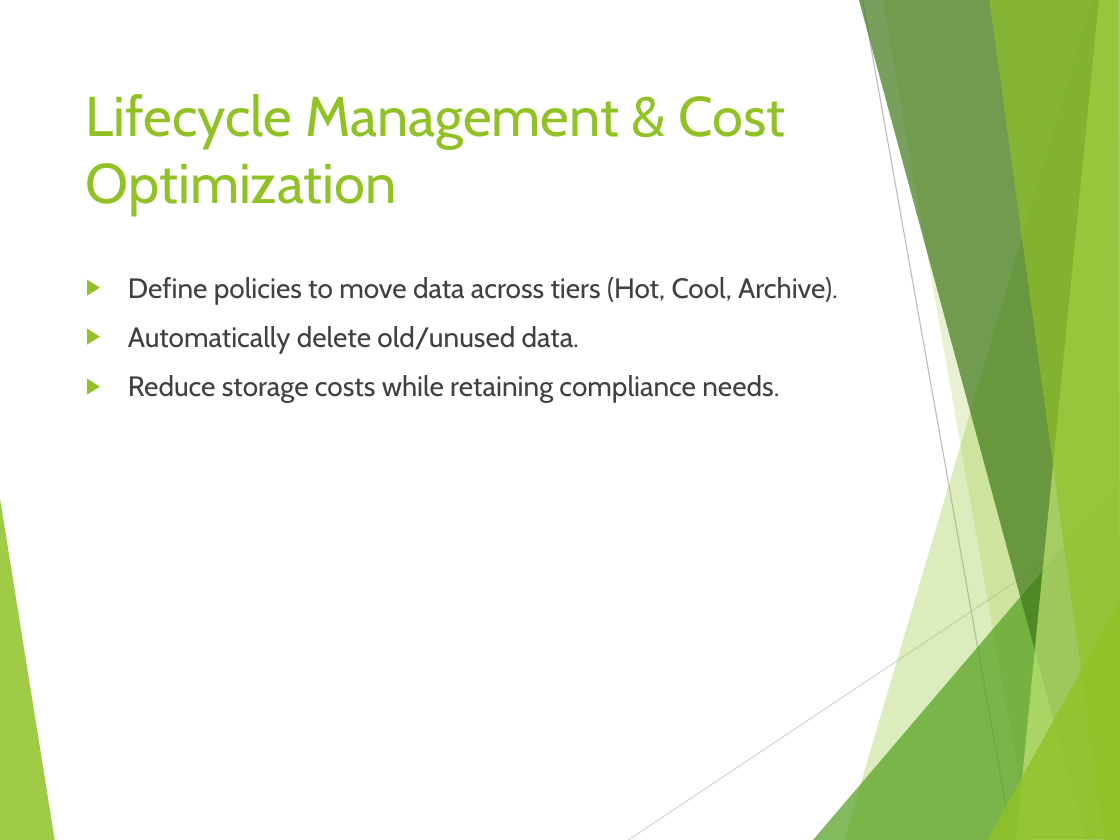
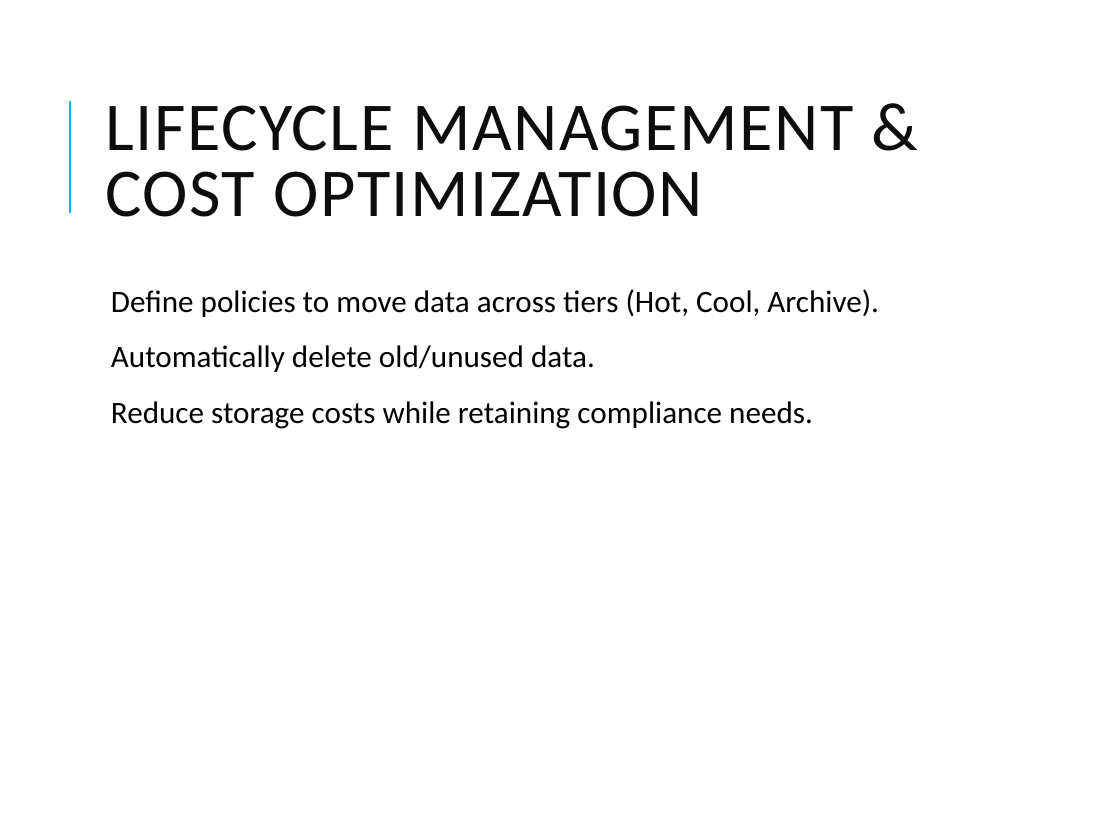
Before and after one commit to vivek1570/DE-Content-WithSnowflakes, a slide deck: slide 10 of Week-1/Day-2/Azure_Storage_Deep_Dive.pptx. Drawn at 1120x840 pixels with LibreOffice and Linux fonts; fonts in the diff are those of the drawing. Boxes give left, top, right and bottom in pixels: in the first picture for what was removed or moved away, otherwise in the second. Text is boxed around its words. In the diff, an @@ line names an element or a change of style, - is before the commit and + after.

```diff
--- a/Week-1/Day-2/Azure_Storage_Deep_Dive.pptx
+++ b/Week-1/Day-2/Azure_Storage_Deep_Dive.pptx
@@ title "LIFECYCLE MANAGEMENT & COST OPTIMIZATION" at box(105, 105, 853, 217): vertical alignment top to middle @@
@@ line added from (69, 213) to (69, 101), #1CADE4 1.5 pt @@
@@ title at box(105, 105, 853, 217): text changed; size 36 to 44 pt; font Cabin to Calibri; text colour #90C226 to #0D0D0D @@
-Lifecycle Management & Cost Optimization
+LIFECYCLE MANAGEMENT & COST OPTIMIZATION
@@ text "Define policies to move data ...": place and size @@
-text "Define policies to move data ..." at box(128, 277, 838, 403)
+text "Define policies to move data ..." at box(111, 289, 879, 429)
@@ text "Define policies to move data ..." at box(111, 289, 879, 429): size 18 to 20 pt, font Cabin to Calibri, text colour #404040 to #000000; bullet ▶ to  ; line spacing 1 to 0.9; more space between paragraphs; bullet colour #90C226 to #1CADE4 @@
@@ group removed at box(0, 0, 1120, 840): 8 freeform shapes, 2 lines @@
```
Also in this commit, not shown: 12 other slides changed, 3 other files.
